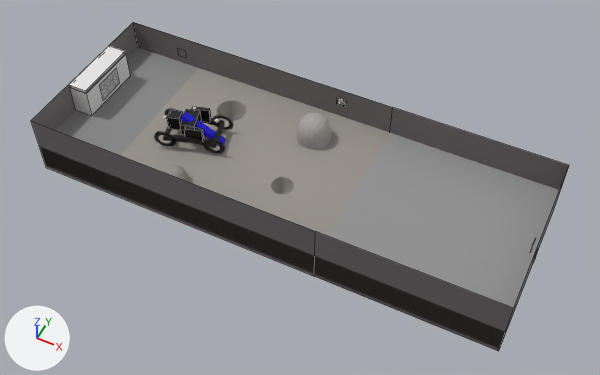
The Blender file blender/model_arena_demo_flat.blend as it was, and as the next commit left it.
Before and after are seen from a camera (50 mm lens) standing at (3.64, -7.08, 8.49) and looking at (0.19, -0.18, -0.13). Every picture has the same lights, and +X, +Y and +Z are marked at lower left. Mesh edges are drawn as thin lines on the coarser meshes.

The older version as bpy lines, for what is in view:
```python
me_arucoboard = bpy.data.meshes.new('arucoboard')
me_arucoboard.from_pydata(...)  # 4 vertices, 1 face; spans x -3.136, y -0.113..0.317, z 0.083..0.387
me_arucoboard.materials.append(mat_arucoboard)  # picture img_arucoboard_png
me_fiducial_003 = bpy.data.meshes.new('fiducial.003')
me_fiducial_003.from_pydata(...)  # 4 vertices, 1 face; spans x -0.499..0.499, y -0.5..0.5, z 0.04
me_fiducial_003.materials.append(mat_fiducial)  # picture img_test_png
me_plane_003 = bpy.data.meshes.new('Plane.003')
me_plane_003.from_pydata(...)  # 12 vertices, 6 faces; spans x -3.44..3.44, y -1.25..1.25, z -0.45..0.5
me_plane_003.materials.append(mat_material_008)  # grey #746e70
me_plane_005 = bpy.data.meshes.new('Plane.005')
me_plane_005.from_pydata(...)  # a box spanning x -3.442..-3.142, y -0.403..0.597, z 0.008..0.447
ob_arucoboard = bpy.data.objects.new('arucoboard', me_arucoboard)
ob_arucoboard.location = (0.0, 0.0, 0.0)
ob_fiducial_003 = bpy.data.objects.new('fiducial.003', me_fiducial_003)
ob_fiducial_003.location = (-2.58, 1.26, 0.2)
ob_fiducial_003.rotation_euler = (1.571, 0.0, 6.283)  # degrees (90, 0, 360)
ob_fiducial_003.scale = (0.142, 0.142, 0.142)
ob_plane_002 = bpy.data.objects.new('Plane.002', me_plane_003)
ob_plane_002.location = (0.0, 0.0, 0.0)
ob_plane_007 = bpy.data.objects.new('Plane.007', me_plane_005)
ob_plane_007.location = (0.0, 0.0, 0.0)
# also in view: 'Plane.001' at (-3.29, 0.1, 0.48); 'Cube.015' at (-0.01, 0.67, 0.14); 'Cube.005' at (-1.52, -0.13, 0.19); 'Plane.005' at (0.0, 0.0, -0.2)
```
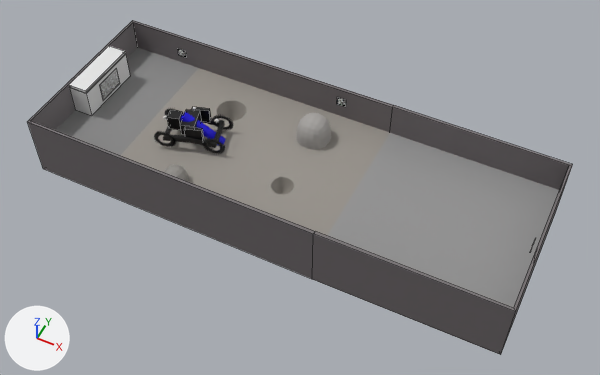
Pixel boxes [x1, y1, x2, y2] of what changed, in the pictures (600 x 375 px):
'Plane.002', modifiers changed
    before: [31, 22, 569, 351]
    after: [28, 20, 573, 355]
'arucoboard', modifiers changed
    before: [99, 69, 119, 100]
    after: [99, 68, 120, 100]
'fiducial.003', modifiers changed (not visible before)
    after: [178, 48, 186, 58]

The change in detail:
Object 'Plane.002' (ob_plane_002) gains a SOLIDIFY modifier named 'Solidify'.
Modifier setting: thickness = 0.05.
Object 'arucoboard' (ob_arucoboard) gains a SOLIDIFY modifier named 'Solidify'.
Modifier setting: thickness = 0.005.
Object 'fiducial.003' (ob_fiducial_003) gains a SOLIDIFY modifier named 'Solidify'.
Modifier setting: thickness = 0.005.
